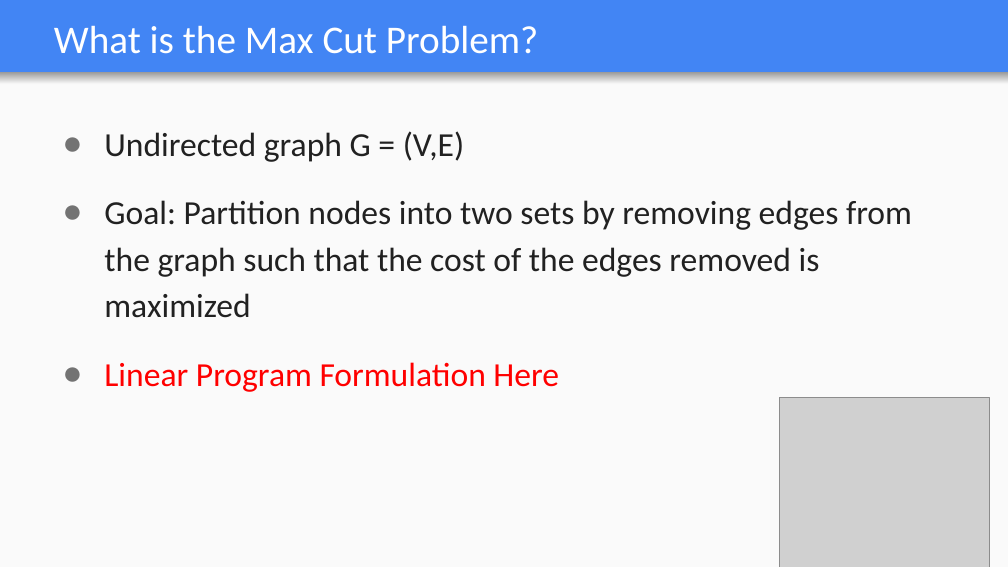
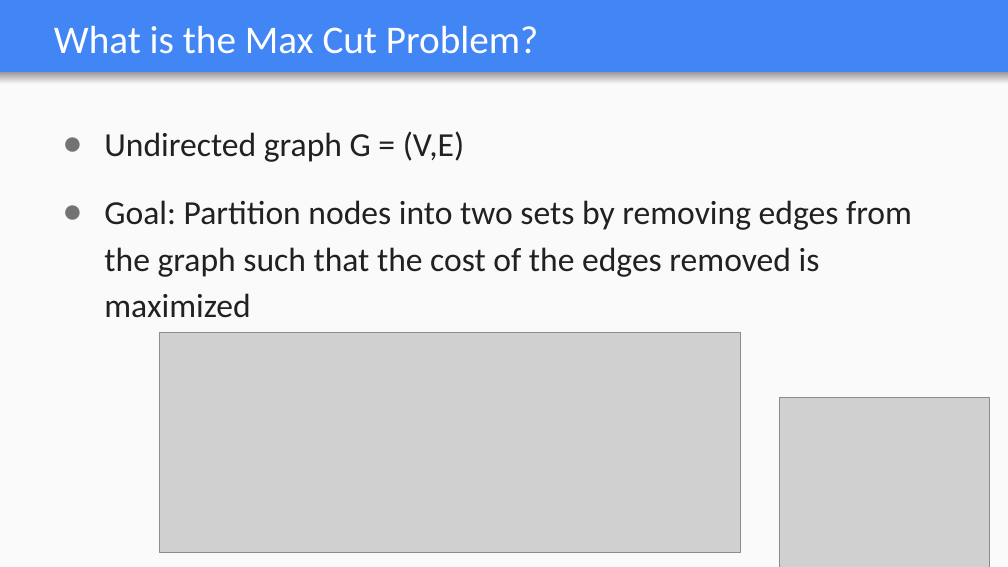
Before and after one commit to aggardner/574_max_cut, a slide deck: slide 3 of Max_Cut_ppt.ppt. Drawn at 1008x567 pixels with LibreOffice and Linux fonts; fonts in the diff are those of the drawing; grey boxes stand for pictures. Boxes give left, top, right and bottom in pixels: in the first picture for what was removed or moved away, otherwise in the second. Text is boxed around its words. In the diff, an @@ line names an element or a change of style, - is before the commit and + after.

```diff
--- a/Max_Cut_ppt.ppt
+++ b/Max_Cut_ppt.ppt
@@ picture added at box(159, 333, 741, 553) @@
@@ text at box(104, 362, 559, 392): paragraph removed @@
-● Linear Program Formulation Here
```
Also in this commit, not shown: 4 other slides changed, 1 other file.
